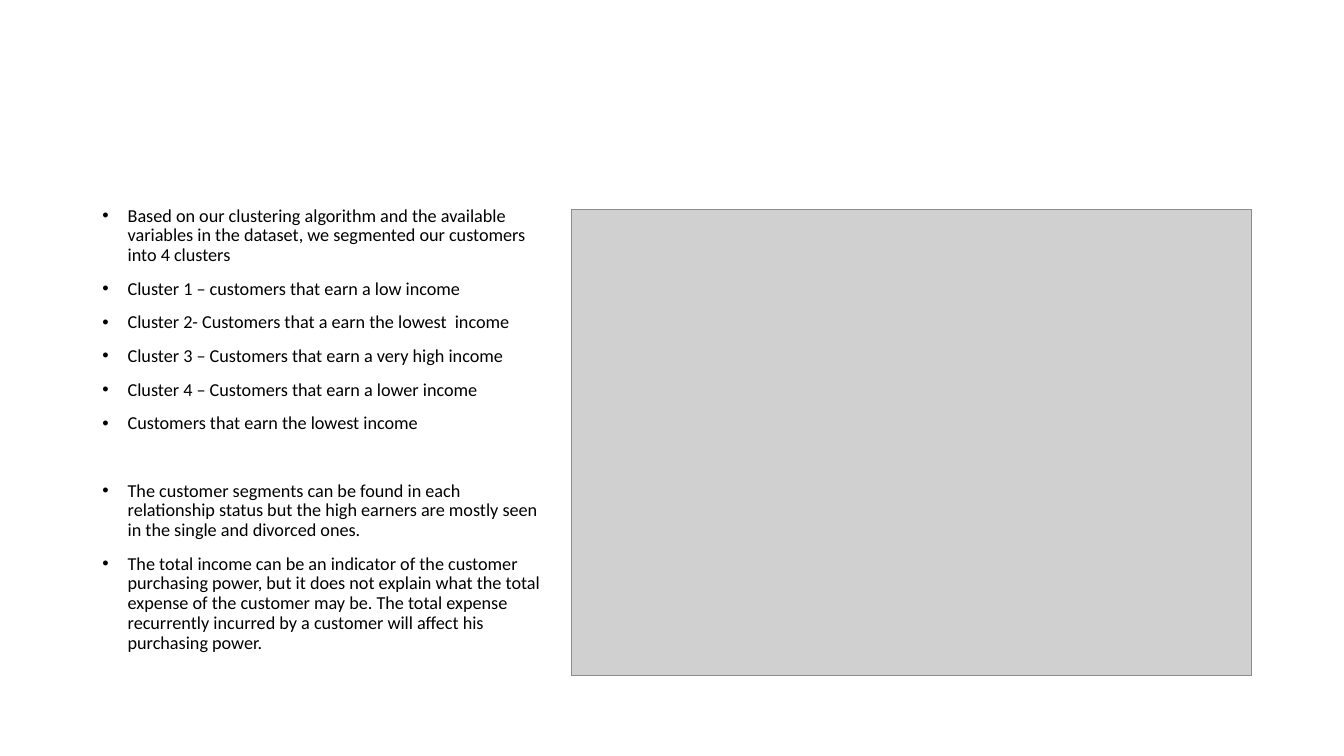
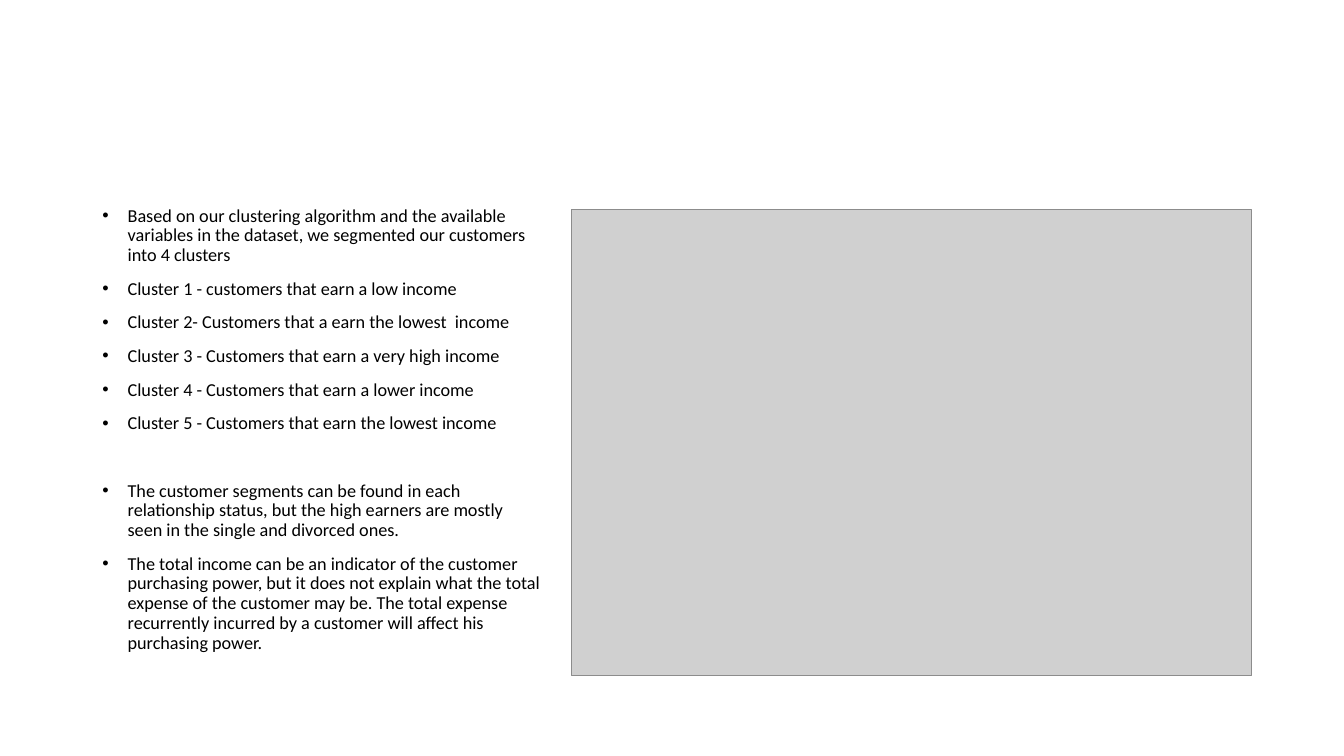
Before and after one commit to franklinen/Business-Case-Analysis-and-Customer-Segmentation, a slide deck: slide 21 of Business Case Study Presentation.pptx. Drawn at 1344x756 pixels with LibreOffice and Linux fonts; fonts in the diff are those of the drawing; grey boxes stand for pictures. Boxes give left, top, right and bottom in pixels: in the first picture for what was removed or moved away, otherwise in the second. Text is boxed around its words. In the diff, an @@ line names an element or a change of style, - is before the commit and + after.

```diff
--- a/Business Case Study Presentation.pptx
+++ b/Business Case Study Presentation.pptx
@@ text at (128,282,456,295): text changed @@
-• Cluster 1 – customers that earn a low income
+• Cluster 1 - customers that earn a low income
@@ text at (128,349,503,539): text changed @@
-• Cluster 3 – Customers that earn a very high income
-• Cluster 4 – Customers that earn a lower income
-• Customers that earn the lowest income
-• The customer segments can be found in each relationship status but the high earners are mostly seen in the single and divorced ones.
+• Cluster 3 - Customers that earn a very high income
+• Cluster 4 - Customers that earn a lower income
+• Cluster 5 - Customers that earn the lowest income
+• The customer segments can be found in each relationship status, but the high earners are mostly seen in the single and divorced ones.
```
Also in this commit, not shown: 1 other slide changed.
